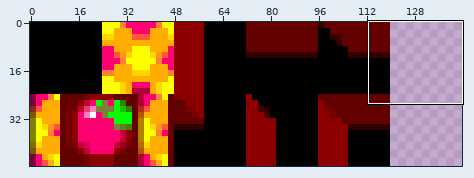
Two states of a sprite sheet, images/tileset.png. The picture above shows the old version from afar; the outline marks the close-up.
Close-up. Before the commit:
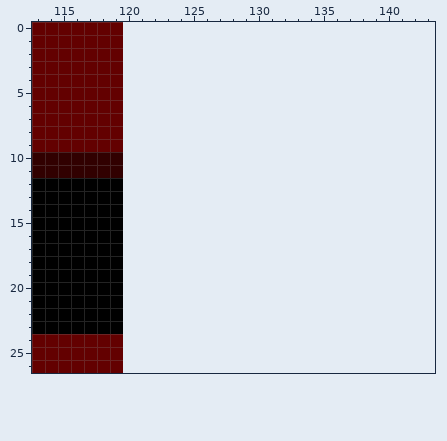
The file is 120x48 pixels. Colours within 5 levels of each other are drawn and written as one. Shown: x 113..143, y 0..26. The old version is drawn lined up with the new one, on the new canvas.
After:
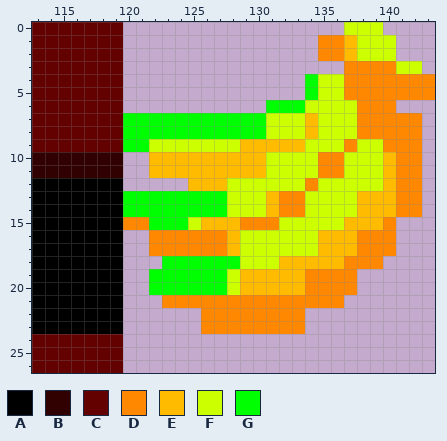
Palette (. is transparent): A #000000  B #310000  C #630000  D #ff8800  E #ffbb00  F #ccff00  G #00ff00
Edits made:
canvas 120x48 -> 144x48
y 0: x 137..139 ... -> FFF
y 1..2: x 135..140 ...... -> DDEFFF
y 3: x 137..142 ...... -> DDDDFF
y 4..5: x 134..143 .......... -> GFFDDDDDDD
y 6: x 131..140 .......... -> GGGFFFFDDD
y 7..8: x 120..142 ....................... -> GGGGGGGGGGGFFFEFFFDDDDD
y 9: x 120..142 ....................... -> GGFFFFFFFEEEEEFFFDFFDDD
y 10..11: x 122..142 ..................... -> EEEEEEEEEFFFFDDFFFEDD
y 12: x 125..142 .................. -> EEEFFFFFFDFFFFFEDD
y 13..14: x 120..142 ....................... -> GGGGGGGGFFFEDDFFFFEEEDD
y 15: x 120..140 ..................... -> DDGGGFEEEDDDFFFFFEEED
y 16..17: x 122..140 ................... -> DDDDDDEFFFFFFEEEDDD
y 18: x 123..139 ................. -> GGGGGGFFFEEEEEDDD
y 19..20: x 122..137 ................ -> GGGGGGFEEEEEDDDD
y 21: x 123..136 .............. -> DDDDDDDDDDDDDD
y 22..23: x 126..133 ........ -> DDDDDDDD
Where, in picture pixels (left, top, right, bottom), the same in both close-ups:
added: (123, 22, 435, 334)
